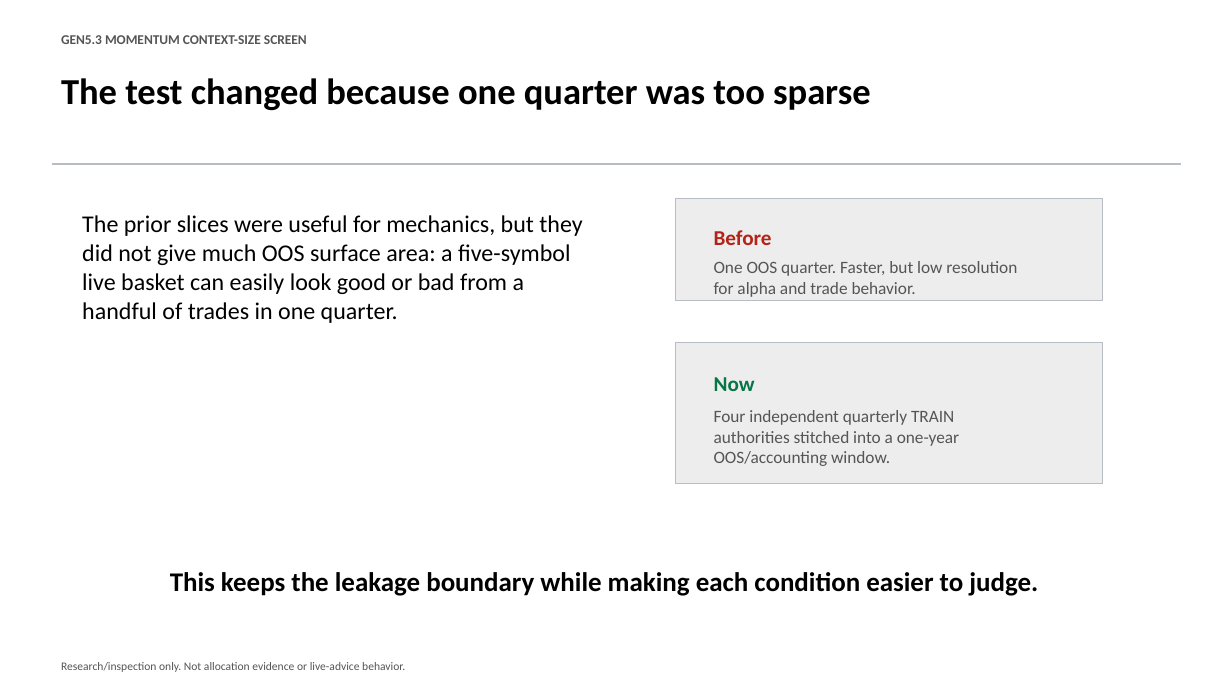
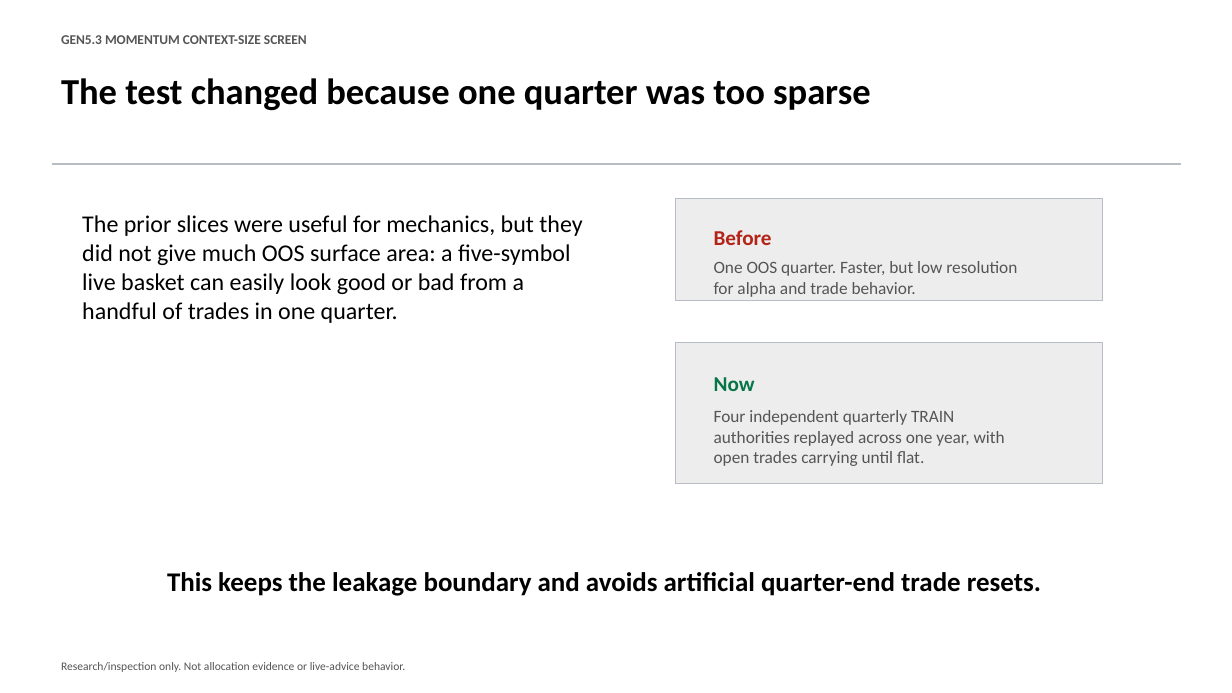
Before and after one commit to Francisc0Franc0/Time-Series-Modeling-Gen5, a slide deck: slide 2 of presentations/gen5_3_momentum_context_size_screen.pptx. Drawn at 1232x693 pixels with LibreOffice and Linux fonts; fonts in the diff are those of the drawing. Boxes give left, top, right and bottom in pixels: in the first picture for what was removed or moved away, otherwise in the second. Text is boxed around its words. In the diff, an @@ line names an element or a change of style, - is before the commit and + after.

```diff
--- a/presentations/gen5_3_momentum_context_size_screen.pptx
+++ b/presentations/gen5_3_momentum_context_size_screen.pptx
@@ text at [714,410,1005,466]: text changed @@
-Four independent quarterly TRAIN authorities stitched into a one-year OOS/accounting window.
+Four independent quarterly TRAIN authorities replayed across one year, with open trades carrying until flat.
@@ text at [167,572,1041,596]: text changed @@
-This keeps the leakage boundary while making each condition easier to judge.
+This keeps the leakage boundary and avoids artificial quarter-end trade resets.
```
Also in this commit, not shown: 5 other slides changed, 3 slides added, 1 slide removed, 7 other files.
